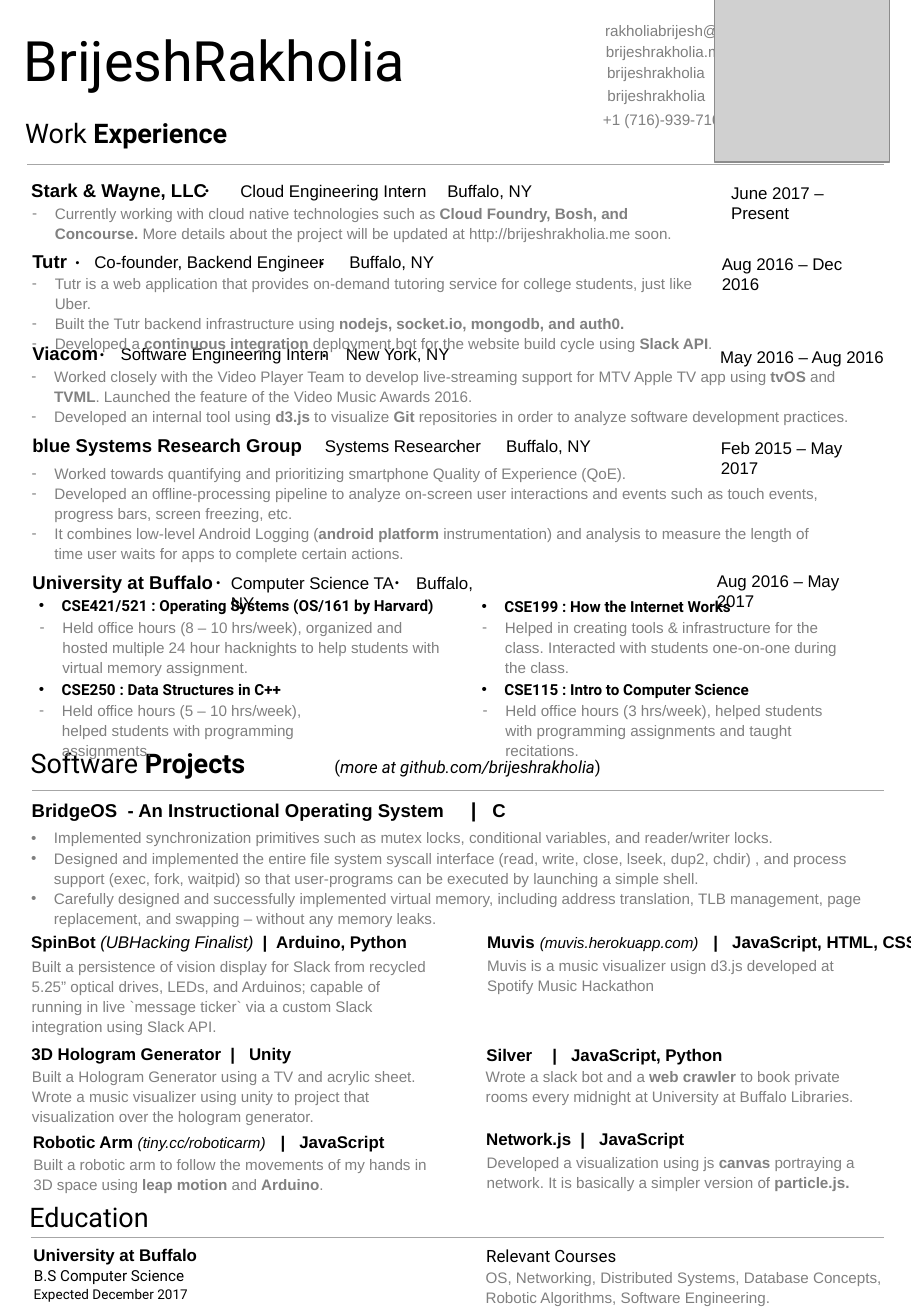
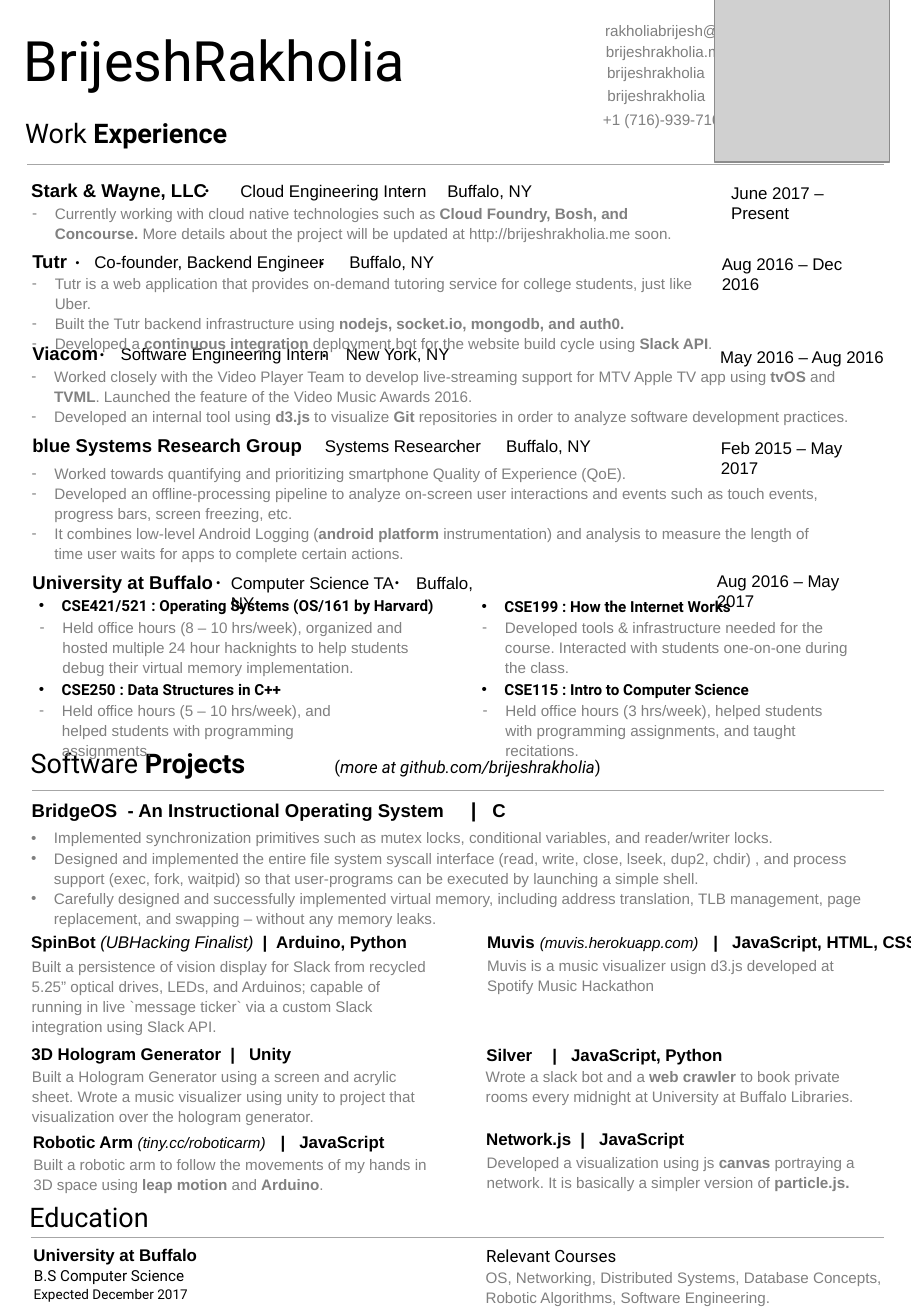
Before and after one commit to abhijitnathwani/brijeshrakholia.github.io, a slide deck: slide 1 of resource/brijesh-resume.pptx. Drawn at 911x1316 pixels with LibreOffice and Linux fonts; fonts in the diff are those of the drawing; grey boxes stand for pictures; background and template pictures are left out. Boxes give left, top, right and bottom in pixels: in the first picture for what was removed or moved away, otherwise in the second. Text is boxed around its words. In the diff, an @@ line names an element or a change of style, - is before the commit and + after.

```diff
--- a/resource/brijesh-resume.pptx
+++ b/resource/brijesh-resume.pptx
@@ text at [62, 622, 408, 676]: text changed @@
-  – Held office hours (8 – 10 hrs/week), organized and hosted multiple 24 hour hacknights to help students with virtual memory assignment.
+  – Held office hours (8 – 10 hrs/week), organized and hosted multiple 24 hour hacknights to help students debug their virtual memory implementation.
@@ text at [505, 622, 847, 673]: text changed @@
-  – Helped in creating tools & infrastructure for the class. Interacted with students one-on-one during the class.
+  – Developed tools & infrastructure needed for the course. Interacted with students one-on-one during the class.
@@ text at [62, 705, 330, 739]: text changed @@
-  – Held office hours (5 – 10 hrs/week), helped students with programming assignments.
+  – Held office hours (5 – 10 hrs/week), and helped students with programming assignments.
@@ text at [505, 705, 822, 756]: text changed @@
-  – Held office hours (3 hrs/week), helped students with programming assignments and taught recitations.
+  – Held office hours (3 hrs/week), helped students with programming assignments, and taught recitations.
@@ text at [32, 1071, 414, 1125]: text changed @@
-  Built a Hologram Generator using a TV and acrylic sheet. Wrote a music visualizer using unity to project that visualization over the hologram generator.
+  Built a Hologram Generator using a screen and acrylic sheet. Wrote a music visualizer using unity to project that visualization over the hologram generator.
```
Also in this commit, not shown: 1 other file.
